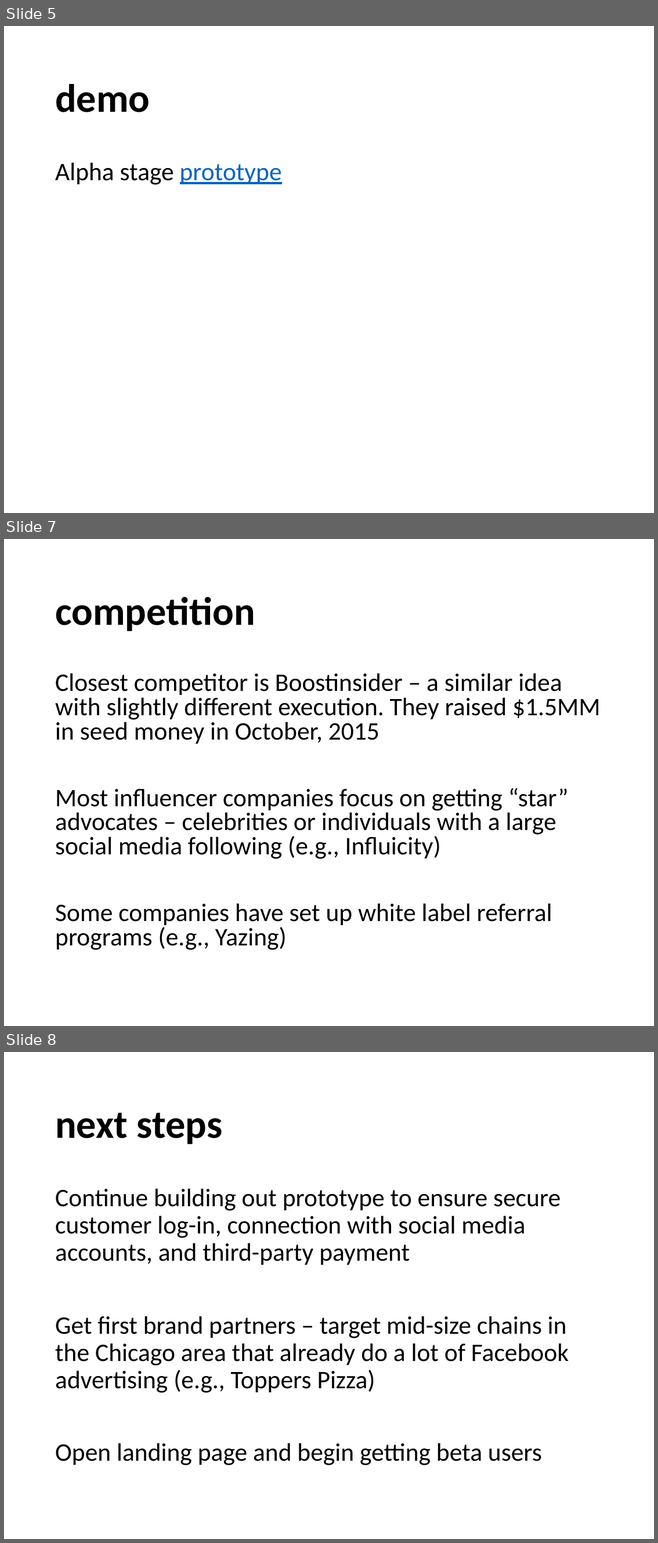
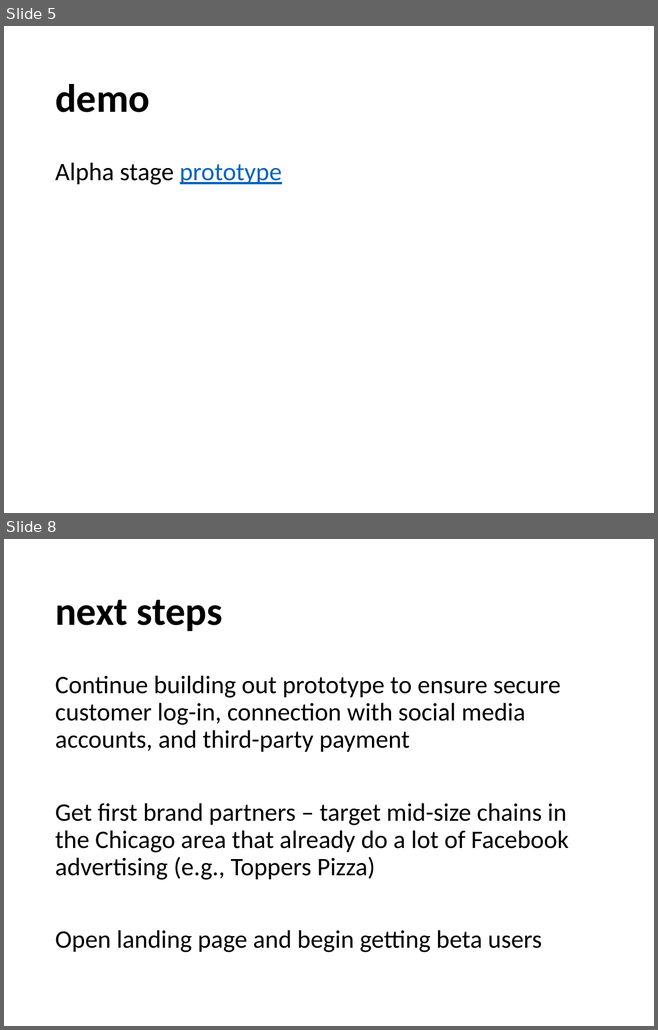
Before and after one commit to tgg-m-witthaus/advoclik, a slide deck: advoclik pitch deck.pptx. Shown one above the other, each under a label of ours: slides 5, 7 and 8 before the commit, slides 5 and 8 after it; the slides between them are not shown. The pictures are 658x1543 and 658x1030 pixels, drawn with LibreOffice and Linux fonts; fonts in the diff are those of the drawing. Boxes give left, top, right and bottom in pixels: in the first picture for what was removed or moved away, otherwise in the second. Text is boxed around its words. In the diff, an @@ line names an element or a change of style, - is before the commit and + after.

```diff
--- a/advoclik pitch deck.pptx
+++ b/advoclik pitch deck.pptx
@@ slide 7 removed at [4,539,654,1026], background #FFFFFF @@
@@ title removed at [55,597,255,631] @@
-competition
@@ text removed at [55,673,600,950] @@
-Closest competitor is Boostinsider – a similar idea with slightly different execution. They raised $1.5MM in seed money in October, 2015
-Most influencer companies focus on getting “star” advocates – celebrities or individuals with a large social media following (e.g., Influicity)
-Some companies have set up white label referral programs (e.g., Yazing)
```
Also in this commit, not shown: 1 slide changed, 1 slide added.
